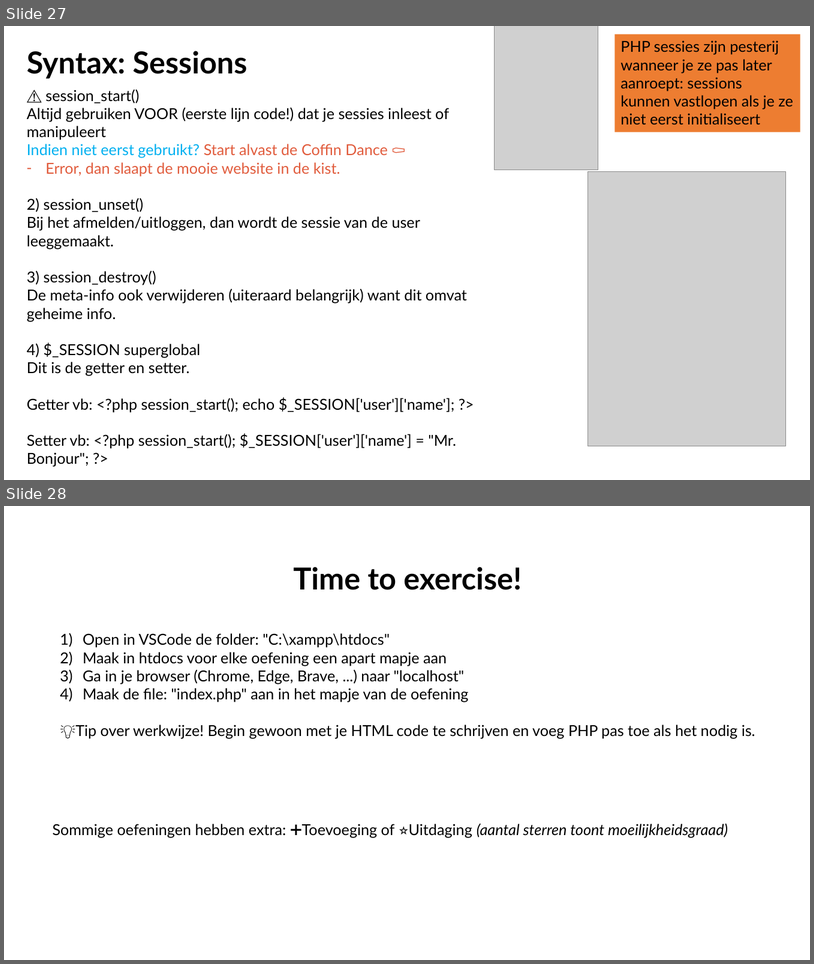
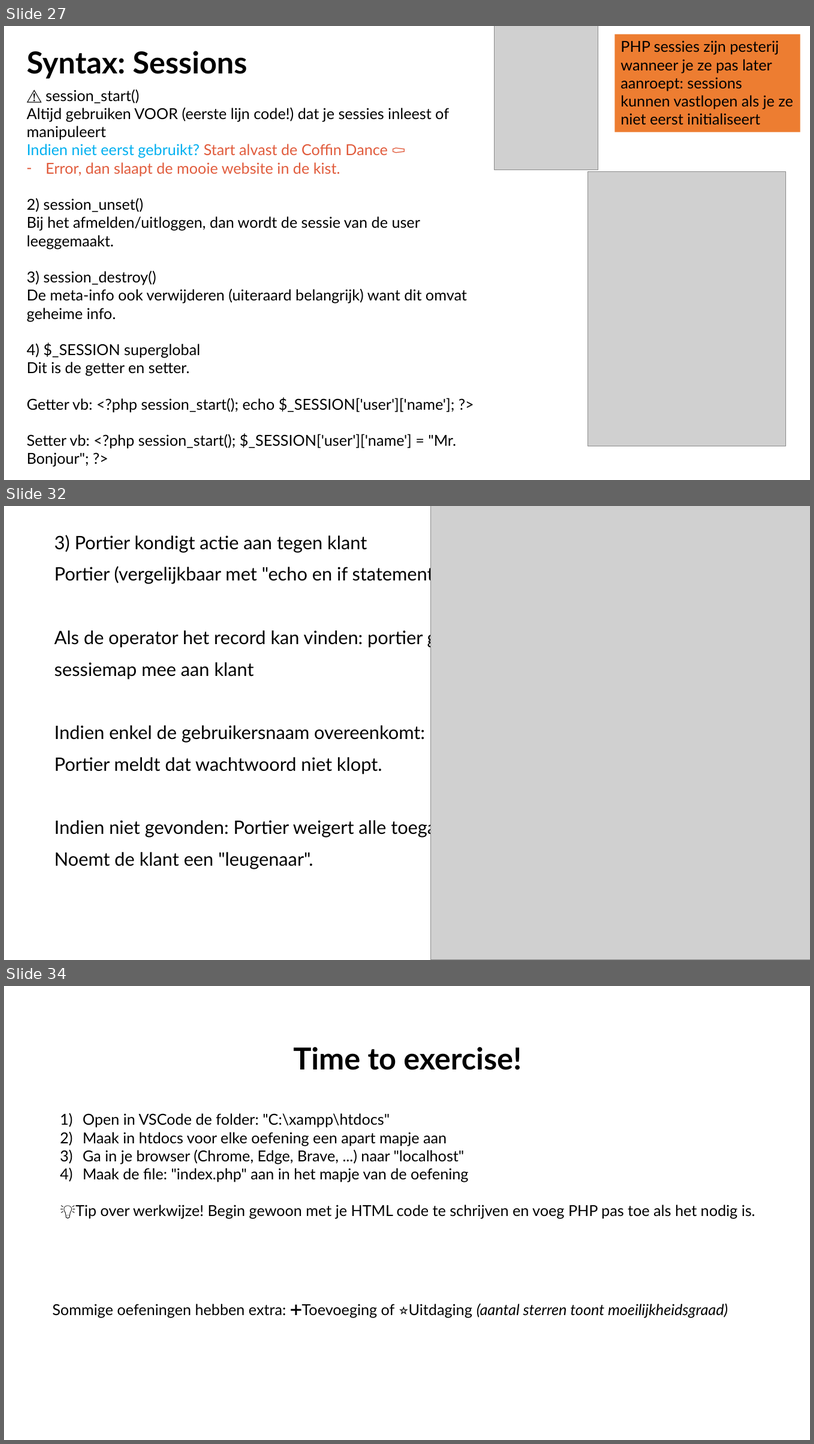
Before and after one commit to Jarnster/ICW-Webdesign-PHP, a slide deck: H3 - Databases en Beveiliging/Presentatie/H3 Databases en Beveiliging - Dynamische Websites.pptx. Shown one above the other, each under a label of ours: slides 27 and 28 before the commit, slides 27, 32 and 34 after it; the slides between them are not shown. The pictures are 814x964 and 814x1444 pixels, drawn with LibreOffice and Linux fonts; fonts in the diff are those of the drawing; grey boxes stand for pictures. Boxes give left, top, right and bottom in pixels: in the first picture for what was removed or moved away, otherwise in the second. Text is boxed around its words. In the diff, an @@ line names an element or a change of style, - is before the commit and + after.

```diff
--- a/H3 - Databases en Beveiliging/Presentatie/H3 Databases en Beveiliging - Dynamische Websites.pptx
+++ b/H3 - Databases en Beveiliging/Presentatie/H3 Databases en Beveiliging - Dynamische Websites.pptx
@@ slide 32 added at box(4, 506, 810, 960), background #FFFFFF @@
@@ picture added at box(431, 506, 810, 960) @@
@@ text added at box(54, 535, 469, 869), 22 pt, text #000000 @@
+3) Portier kondigt actie aan tegen klant
+Portier (vergelijkbaar met "echo en if statements")
+Als de operator het record kan vinden: portier geeft
+sessiemap mee aan klant
+Indien enkel de gebruikersnaam overeenkomt:
+Portier meldt dat wachtwoord niet klopt.
+Indien niet gevonden: Portier weigert alle toegang en
+Noemt de klant een "leugenaar".
@@ what was slide 28 is now slide 34 @@
```
Also in this commit, not shown: 1 slide changed, 5 other slides added.
